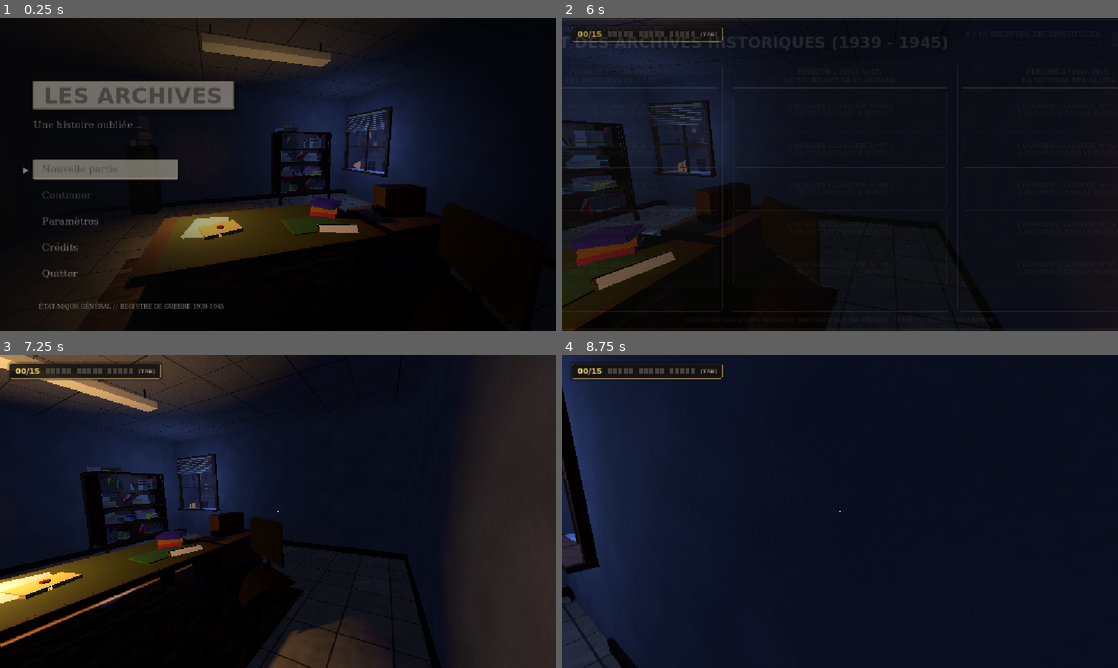
Above: before the commit, frames 1-4 (two rows, left to right).
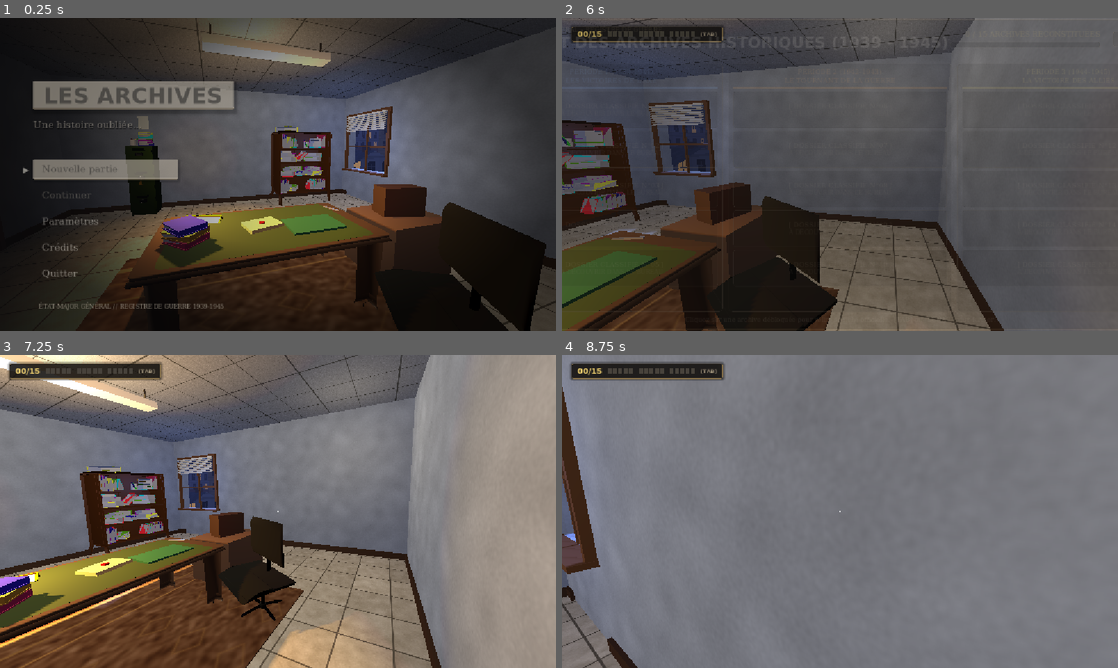
Above: after the commit, the same moments.

Repository: NexorrDev/Godot-WW2
Game: Godot game, scene res://scenes/main_game.tscn
Two runs of this game, one before a commit and one after it. Both use one fixed random seed, a clock stepped at 60 frames per second and the inputs below.
Inputs (mouse positions are in pixels of both pictures, inside the frame that each line leads up to):
- Up to frame 1 (0.25 s): no input
- Up to frame 2 (6 s): click "Nouvelle partie" at 0.5 s; tap Enter at 1.25, 2.75, 4.25 s; move the mouse to (867, 174) at 1.27 s; hold W 1.28-2 s; tap Tab at 1.35 s; click (867, 174) at 1.42 s; tap Space at 2, 3.5, 5 s; drag from (728, 190) to (812, 237) at 2.02 s; move the mouse to (895, 105) at 2.77 s; hold D 2.78-3.5 s; tap E at 2.85 s; drag from (812, 237) to (673, 127) at 3.52 s; move the mouse to (1006, 221) at 4.27 s; hold A 4.28-5 s; hold Q 4.28-5 s; drag from (673, 127) to (756, 96) at 5.02 s; move the mouse to (867, 174) at 5.77 s; hold S from 5.78 s (still down); tap J at 5.85 s; click (867, 174) at 5.92 s
- Up to frame 3 (7.25 s): move the mouse to (255, 505) at 6.52 s; release S at 6.53 s; hold D from 6.53 s (still down); tap E at 6.6 s
- Up to frame 4 (8.75 s): move the mouse to (867, 511) at 7.27 s; release D at 7.28 s; hold Z 7.28-8.03 s; hold W from 7.28 s (still down); move the mouse to (812, 511) at 8.02 s; tap Q at 8.1 s; click (812, 511) at 8.17 s

The runs differ from the first frame. In frame 1, 63% of the frame differs, in the area x 12-100%, y 0-100%; in frame 2, 87%; in frame 3, 96%; in frame 4, 99%, in the area x 0-100%, y 0-100%.

Commit message:
Corrige l'intégration des modèles : feuilles du bureau retirées, bureau retourné, collision du bureau limitée, porte d'origine rétablie, plaque nominative, éclairage renforcé
Co-Authored-By: Claude Sonnet 5.5 <noreply@anthropic.com>
Claude-Session: https://claude.ai/code/session_019jx8jc2EtZW8BPq9GZRgmx

Diff:
--- a/ww-2-archives-game/scenes/main_game.tscn
+++ b/ww-2-archives-game/scenes/main_game.tscn
@@ -78,7 +78,7 @@
 roughness = 0.35
 
 [sub_resource type="BoxShape3D" id="BoxShape3D_opener"]
-size = Vector3(0.1, 0.1, 0.3)
+size = Vector3(0.06, 0.05, 0.28)
 
 [sub_resource type="BoxMesh" id="BoxMesh_opener"]
 size = Vector3(0.025, 0.012, 0.24)
@@ -99,9 +99,12 @@
 script = ExtResource("14_room")
 
 [node name="Bureau" type="StaticBody3D" parent="."]
-transform = Transform3D(0, 0, -1.4, 0, 1, 0, 1.4, 0, 0, 0, 0, 0.5)
+transform = Transform3D(0, 0, 1.4, 0, 1, 0, -1.4, 0, 0, 0, 0, 0.5)
 script = ExtResource("90_prop")
 model_path = "res://assets/models/louka/bureau.glb"
+collision_height = 0.76
+label_text = "ARCHIVISTE"
+label_pos = Vector3(0.23, 0.824, -0.435)
 
 [node name="Chaise" type="StaticBody3D" parent="."]
 transform = Transform3D(-0.94, 0, 0.34, 0, 1, 0, -0.34, 0, -0.94, 0.95, 0, 1.55)
@@ -115,7 +118,7 @@
 model_path = "res://assets/models/louka/etagere.glb"
 
 [node name="Dossier_Pologne" type="StaticBody3D" parent="."]
-transform = Transform3D(0.965926, 0, 0.258819, 0, 1, 0, -0.258819, 0, 0.965926, -0.45, 0.77, 0.5)
+transform = Transform3D(0.965926, 0, 0.258819, 0, 1, 0, -0.258819, 0, 0.965926, -0.05, 0.77, 0.5)
 script = ExtResource("7_doc_item")
 date_id = "pologne_1939"
 prompt_message = "Consulter : Dossier 1er Septembre 1939"
@@ -133,7 +136,7 @@
 surface_material_override/0 = SubResource("Mat_Wax")
 
 [node name="SousMain" type="StaticBody3D" parent="."]
-transform = Transform3D(1, 0, 0, 0, 1, 0, 0, 0, 1, 0.45, 0.76, 0.62)
+transform = Transform3D(1, 0, 0, 0, 1, 0, 0, 0, 1, 0.45, 0.768, 0.62)
 script = ExtResource("16_carte")
 
 [node name="CollisionShape3D" type="CollisionShape3D" parent="SousMain"]
@@ -144,7 +147,7 @@
 surface_material_override/0 = SubResource("Mat_Blotter")
 
 [node name="CoupePapier" type="StaticBody3D" parent="."]
-transform = Transform3D(0.94, 0, 0.34, 0, 1, 0, -0.34, 0, 0.94, 0.9, 0.762, 0.25)
+transform = Transform3D(0.94, 0, 0.34, 0, 1, 0, -0.34, 0, 0.94, 0.9, 0.772, 0.25)
 script = ExtResource("15_tool")
 tool_id = "coupe_papier"
 tool_label = "Coupe-papier"
--- a/ww-2-archives-game/scripts/classeur_vert.gd
+++ b/ww-2-archives-game/scripts/classeur_vert.gd
@@ -60,9 +60,9 @@
 	drawer.add_child(inst)
 	var cs := CollisionShape3D.new()
 	var bs := BoxShape3D.new()
-	bs.size = Vector3(0.48, 0.48, 0.52)
+	bs.size = Vector3(0.48, 0.48, 0.36)
 	cs.shape = bs
-	cs.position = Vector3(0, 0.77, 0.153)
+	cs.position = Vector3(0, 0.77, 0.274)
 	drawer.add_child(cs)
 	drawer_closed_pos = Vector3(0, 0, -SLIDE)
 	drawer.position = drawer_closed_pos
--- a/ww-2-archives-game/scripts/office_room.gd
+++ b/ww-2-archives-game/scripts/office_room.gd
@@ -19,8 +19,8 @@
 
 # Porte des archives (mur ouest, verrouillée jusqu'à la date 14)
 const ARCH_DOOR_Z: float = -1.1
-const ARCH_DOOR_W: float = 1.26
-const DOOR_H: float = 2.2
+const ARCH_DOOR_W: float = 1.0
+const DOOR_H: float = 2.1
 # Fenêtre (mur est)
 const WIN_Z: float = -2.3
 const WIN_W: float = 1.5
@@ -33,19 +33,19 @@
 const PRESETS: Dictionary = {
 	1: { # NUIT FROIDE : lune bleue par la fenêtre, lampe de bureau chaude, crépuscule dehors
 		"light_color": Color(0.42, 0.56, 1.0), "light_energy": 0.95, "light_dir": Vector3(-0.78, -0.50, 0.30),
-		"ambient_color": Color(0.12, 0.14, 0.22), "ambient_energy": 0.80,
+		"ambient_color": Color(0.30, 0.33, 0.44), "ambient_energy": 1.0, "ceiling": 1.1,
 		"lamp": 1.7, "fill_color": Color(0.45, 0.56, 0.85), "fill": 0.40,
 		"bg": Color(0.02, 0.02, 0.04), "sky": "dusk",
 	},
 	2: { # AUBE : lumière orangée rasante
 		"light_color": Color(1.0, 0.70, 0.46), "light_energy": 1.25, "light_dir": Vector3(-0.92, -0.26, 0.22),
-		"ambient_color": Color(0.30, 0.27, 0.34), "ambient_energy": 0.75,
+		"ambient_color": Color(0.42, 0.38, 0.44), "ambient_energy": 0.95, "ceiling": 0.9,
 		"lamp": 1.7, "fill_color": Color(1.0, 0.65, 0.40), "fill": 0.7,
 		"bg": Color(0.05, 0.04, 0.06), "sky": "dawn",
 	},
 	3: { # PLEIN JOUR : soleil franc, lampe presque inutile
 		"light_color": Color(1.0, 0.95, 0.82), "light_energy": 1.7, "light_dir": Vector3(-0.72, -0.66, 0.18),
-		"ambient_color": Color(0.46, 0.48, 0.52), "ambient_energy": 0.95,
+		"ambient_color": Color(0.55, 0.57, 0.62), "ambient_energy": 1.0, "ceiling": 0.5,
 		"lamp": 0.5, "fill_color": Color(1.0, 0.97, 0.9), "fill": 0.5,
 		"bg": Color(0.20, 0.22, 0.25), "sky": "day",
 	},
@@ -55,6 +55,7 @@
 var sun: DirectionalLight3D
 var lamp: OmniLight3D
 var fill: OmniLight3D
+var ceil_light: OmniLight3D
 var env: Environment
 var window_view: WindowView
 var current_period: int = 1
@@ -107,6 +108,7 @@
 	env.background_color = bg.lerp(b["bg"], t)
 
 	lamp.light_energy = lerpf(a["lamp"], b["lamp"], t)
+	ceil_light.light_energy = lerpf(a.get("ceiling", 1.0), b.get("ceiling", 1.0), t)
 	var fa: Color = a["fill_color"]
 	fill.light_color = fa.lerp(b["fill_color"], t)
 	fill.light_energy = lerpf(a["fill"], b["fill"], t)
@@ -272,12 +274,14 @@
 	var x_in := -HALF_W
 	var z0 := ARCH_DOOR_Z - ARCH_DOOR_W / 2.0
 	var z1 := ARCH_DOOR_Z + ARCH_DOOR_W / 2.0
-	# Porte + encadrement : modèle de Louka, logé dans l'ouverture du mur
-	var door := (load("res://assets/models/louka/porte_archives.glb") as PackedScene).instantiate() as Node3D
-	door.name = "Porte_Archives"
-	door.position = Vector3(x_in, 0.0, ARCH_DOOR_Z)
-	add_child(door)
+	# Encadrement en saillie sur la pièce
+	_box("Chambranle_A", Vector3(x_in + 0.03, DOOR_H / 2.0, z0 - 0.03), Vector3(0.07, DOOR_H, 0.07), mats["wood"])
+	_box("Chambranle_B", Vector3(x_in + 0.03, DOOR_H / 2.0, z1 + 0.03), Vector3(0.07, DOOR_H, 0.07), mats["wood"])
+	_box("Chambranle_Haut", Vector3(x_in + 0.03, DOOR_H + 0.03, ARCH_DOOR_Z), Vector3(0.07, 0.07, ARCH_DOOR_W + 0.14), mats["wood"])
+	# Vantail en bois + vitre dépolie
 	var px := x_in - 0.06
+	_box("Porte_Archives", Vector3(px, DOOR_H / 2.0, ARCH_DOOR_Z), Vector3(0.05, DOOR_H - 0.01, ARCH_DOOR_W - 0.01), mats["wood"])
+	_box("Vitre_Archives", Vector3(px + 0.01, 1.42, ARCH_DOOR_Z), Vector3(0.06, 1.0, 0.72), mats["frosted"], false)
 
 	var label := Label3D.new()
 	label.name = "Label_Archives"
@@ -289,10 +293,11 @@
 	label.outline_size = 0
 	label.shaded = false
 	label.double_sided = false
-	label.position = Vector3(x_in + 0.105, 1.7, ARCH_DOOR_Z)
+	label.position = Vector3(px + 0.045, 1.45, ARCH_DOOR_Z)
 	label.rotation_degrees = Vector3(0, 90, 0)
 	add_child(label)
 
+	_box("Poignee_Archives", Vector3(x_in + 0.05, 1.0, z1 - 0.12), Vector3(0.05, 0.04, 0.14), mats["metal"], false)
 
 func _build_window() -> void:
 	var x_in := HALF_W
@@ -358,7 +363,7 @@
 	env.tonemap_mode = Environment.TONE_MAPPER_FILMIC
 	env.fog_enabled = true
 	env.fog_light_color = Color(0.06, 0.07, 0.11)
-	env.fog_density = 0.012
+	env.fog_density = 0.004
 	we.environment = env
 	add_child(we)
 
@@ -382,6 +387,24 @@
 	lamp.shadow_enabled = true
 	add_child(lamp)
 
+	# Plafonnier (néon) : éclaire toute la pièce, sans ombres
+	ceil_light = OmniLight3D.new()
+	ceil_light.name = "Lumiere_Plafonnier"
+	ceil_light.position = Vector3(0, H - 0.35, -0.3)
+	ceil_light.light_color = Color(1.0, 0.93, 0.80)
+	ceil_light.omni_range = 11.0
+	ceil_light.omni_attenuation = 0.8
+	add_child(ceil_light)
+	# Appoints de coin pour que le fond de la pièce reste lisible
+	for p in [Vector3(-2.6, 2.2, -2.3), Vector3(2.6, 2.2, 2.3), Vector3(-2.6, 2.2, 2.3)]:
+		var c := OmniLight3D.new()
+		c.name = "Lumiere_Coin"
+		c.position = p
+		c.light_color = Color(1.0, 0.92, 0.8)
+		c.light_energy = 0.35
+		c.omni_range = 6.0
+		add_child(c)
+
 	# Appoint près de la fenêtre : donne la lueur de la lumière extérieure sur le mur et les meubles
 	fill = OmniLight3D.new()
 	fill.name = "Lumiere_Appoint_Fenetre"
--- a/ww-2-archives-game/scripts/prop3d.gd
+++ b/ww-2-archives-game/scripts/prop3d.gd
@@ -6,6 +6,12 @@
 @export_file("*.glb") var model_path: String = ""
 @export var collide: bool = true
 @export var collision_shrink: float = 0.0
+## Si > 0 : hauteur max de la collision (le bureau ne doit pas englober les objets posés dessus)
+@export var collision_height: float = 0.0
+## Texte optionnel posé à plat sur le modèle (ex. plaque nominative du bureau), lisible depuis +Z du monde
+@export var label_text: String = ""
+@export var label_pos: Vector3 = Vector3.ZERO
+@export var label_pixel_size: float = 0.00032
 
 func _ready() -> void:
 	if model_path == "" or get_child_count() > 0:
@@ -16,6 +22,20 @@
 		return
 	var inst := scn.instantiate() as Node3D
 	add_child(inst)
+	if label_text != "":
+		var l := Label3D.new()
+		l.text = label_text
+		l.font = UIStyle.font_title()
+		l.font_size = 64
+		l.pixel_size = label_pixel_size
+		l.modulate = Color(0.12, 0.10, 0.08)
+		l.outline_size = 0
+		l.shaded = false
+		l.double_sided = false
+		l.position = label_pos
+		# à plat : droite du texte = +Z local, haut du texte = +X local, normale = +Y
+		l.basis = Basis(Vector3(0, 0, 1), Vector3(1, 0, 0), Vector3(0, 1, 0))
+		inst.add_child(l)
 	if not collide:
 		return
 	var box := AABB()
@@ -28,6 +48,8 @@
 		first = false
 	if first:
 		return
+	if collision_height > 0.0:
+		box.size.y = collision_height
 	var cs := CollisionShape3D.new()
 	var bs := BoxShape3D.new()
 	bs.size = box.size - Vector3.ONE * collision_shrink
Binary file changed: ww-2-archives-game/assets/models/louka/bureau.glb
